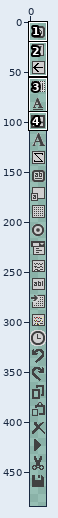
One commit to this sprite sheet: Magix.app/media/images/icons/toolbox-icons.png. The picture above shows the old version from afar; the outline marks the close-up.
Close-up. As it was:
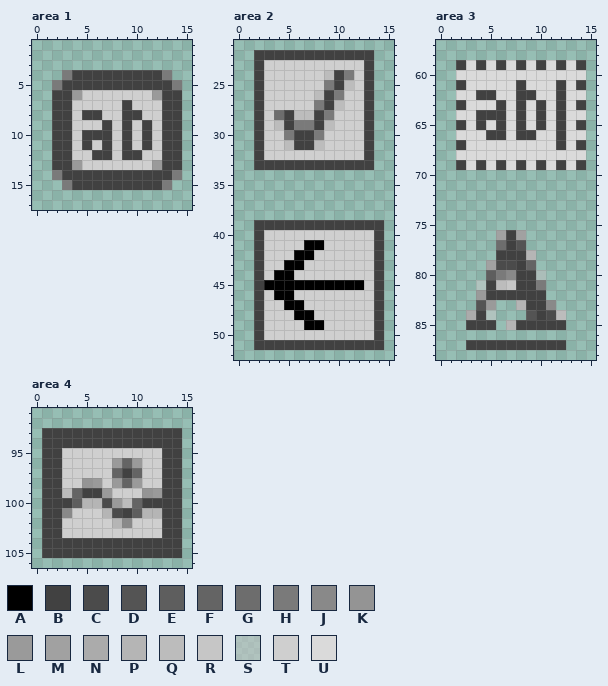
The file is 16x466 pixels. Pixels under 10% opacity are left out. Colours within 5 levels of each other are drawn and written as one. Shown: area 1: x 0..15, y 1..17; area 2: x 0..15, y 21..52; area 3: x 0..15, y 57..88; area 4: x 0..15, y 91..106. The old version is drawn lined up with the new one, on the new canvas. The commit also changed other parts of the picture, which this record leaves out.
Palette (. is transparent): A #000000  B #414141  C #4b4b4b  D #545454  E #5e5e5e  F #646464  G #6d6d6d  H #7a7a7a  J #898989  K #949494  L #9a9a9a  M #a1a1a1  N #ababab  P #b5b5b5  Q #bcbcbc  R #c6c6c6  S #c7c7c788  T #cfcfcf  U #dadada
Pixels before, area 1, first column x 2:
 4 .HBBBBBBBBBH.
 5 HBBBBBBBBBBBH
 6 BBLTTTTTTTLBB
 7 BBTTTTTBTTTBB
 8 BBTBBTTBBTTBB
 9 BBTTTBTBTBTBB
10 BBTBBBTBTBTBB
11 BBTBTBTBTBTBB
12 BBTTBBTBBTTBB
13 BBLTTTTTTTLBB
14 HBBBBBBBBBBBH
15 .HBBBBBBBBBH.
Pixels before, area 2, first column x 2:
22 BBBBBBBBBBBB.
23 BTTTTTTTTTTB.
24 BTTTTTTQBHTB.
25 BTTTTTTHBQTB.
26 BTTTTTQBHTTB.
27 BTTTTTHBQTTB.
28 BTGBQQBHTTTB.
29 BTQBHHBQTTTB.
30 BTTHBBHTTTTB.
31 BTTQBBQTTTTB.
32 BTTTTTTTTTTB.
33 BBBBBBBBBBBB.
34 .............
35 .............
36 .............
37 .............
38 .............
39 BBBBBBBBBBBBB
40 BTTTTTTTTTTTB
41 BTTTTAATTTTTB
42 BTTTAATTTTTTB
43 BTTAATTTTTTTB
44 BTAATTTTTTTTB
45 BAAAAAAAAAATB
46 BTAATTTTTTTTB
47 BTTAATTTTTTTB
48 BTTTAATTTTTTB
49 BTTTTAATTTTTB
50 BTTTTTTTTTTTB
51 BBBBBBBBBBBBB
Pixels before, area 3, first column x 2:
59 BUBUBUBUBUBUB
60 UUUUUUUUUUUUU
61 BUUUUUBUUUBUB
62 UUBBUUBBUUBUU
63 BUUUBUBUBUBUB
64 UUBBBUBUBUBUU
65 BUBUBUBUBUBUB
66 UUUBBUBBUUBUU
67 BUUUUUUUUUBUB
68 UUUUUUUUUUUUU
69 BUBUBUBUBUBUB
70 .............
71 .............
72 .............
73 .............
74 .............
75 .............
76 ....MBM......
77 ....GBD......
78 ....BBBP.....
79 ...MCCBF.....
80 ...EHJBBS....
81 ..SBQRBBH....
82 ..LBBBBBB....
83 ..DL..PBBJ...
84 .NBS...DBCQ..
85 .BBB.PBBBBB..
86 .............
87 .BBBBBBBBBB..
Pixels before, area 4, first column x 1:
 93 BBBBBBBBBBBBBB
 94 BBBBBBBBBBBBBB
 95 BBTTTTTTTTTTBB
 96 BBTTTTTLFLTTBB
 97 BBTTTTTFBFTTBB
 98 BBTTKLTLFLTTBB
 99 BBQFBBLTTTKLBB
100 BBBEPPCLQFBBBB
101 BBJTTTPCBEPPBB
102 BBTTTTTPJTTTBB
103 BBTTTTTTTTTTBB
104 BBBBBBBBBBBBBB
105 BBBBBBBBBBBBBB
And afterwards:
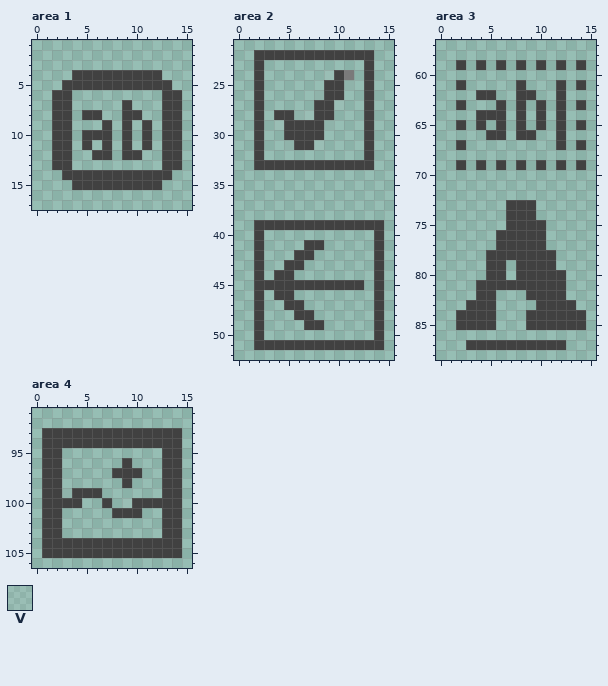
Colours new in this view: V #bcbcbc1c
Diff:
canvas 16x466 -> 16x484
Changed rows in their new state; - is an unchanged pixel.
Area 1:
first column x 2:
 4 -.---------.-
 5 .-----------.
 6 --.........--
 7 --.....-...--
 8 --.--..--..--
 9 --...-.-.-.--
10 --.---.-.-.--
11 --.-.-.-.-.--
12 --..--.--..--
13 --.........--
14 .-----------.
15 -.---------.-
Area 2:
first column x 3:
23 ..........
24 ......V--.
25 ......B-V.
26 .....V-B..
27 .....B-V..
28 .B-VV-B...
29 .V-BB-V...
30 ..B--B....
31 ..V--V....
32 ..........
first column x 3:
40 ...........
41 ....BB.....
42 ...BB......
43 ..BB.......
44 .BB........
45 BBBBBBBBBB.
46 .BB........
47 ..BB.......
48 ...BB......
49 ....BB.....
50 ...........
Area 3:
first column x 2:
59 -.-.-.-.-.-.-
60 .............
61 -.....-...-.-
62 ..--..--..-..
63 -...-.-.-.-.-
64 ..---.-.-.-..
65 -.-.-.-.-.-.-
66 ...--.--..-..
67 -.........-.-
68 .............
69 -.-.-.-.-.-.-
first column x 2:
73 -----BBB-----
74 -----BBB-----
75 -----BBBB----
76 ----B-BBB----
77 ----B-BBB----
78 ---B---BBB---
79 ---BB.-BBB---
80 ---BB.--BBB--
81 --B-BB--BBB--
82 --B-...--BB--
83 -BBB--..-BBB-
84 BB-B---B-BBBB
85 B----..----BB
Area 4:
first column x 3:
 95 ..........
 96 ......B...
 97 .....B-B..
 98 ......B...
 99 VB--......
100 -B..B.VB--
101 .....B-B..
102 ..........
103 ..........
